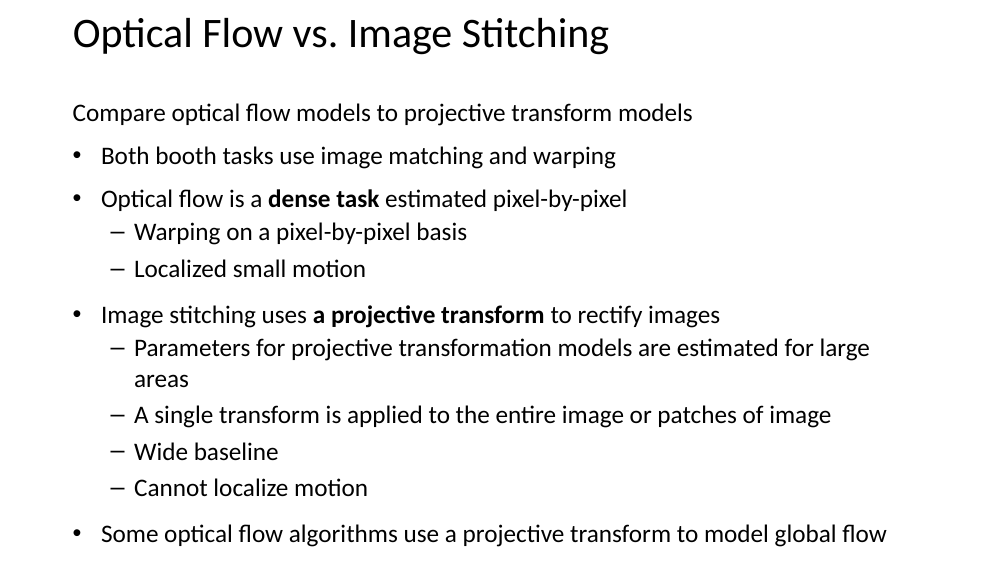
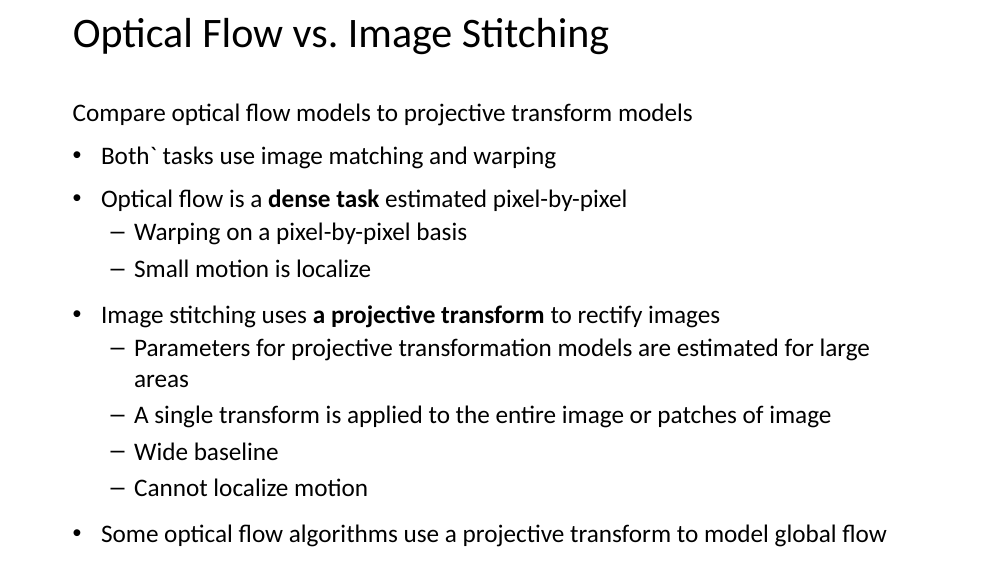
Before and after one commit to StephenElston/CSCI-E25, a slide deck: slide 5 of Slides/13_ImageStitching.pptx (slide 3 before the commit). Drawn at 1008x567 pixels with LibreOffice and Linux fonts; fonts in the diff are those of the drawing. Boxes give left, top, right and bottom in pixels: in the first picture for what was removed or moved away, otherwise in the second. Text is boxed around its words. In the diff, an @@ line names an element or a change of style, - is before the commit and + after.

```diff
--- a/Slides/13_ImageStitching.pptx
+++ b/Slides/13_ImageStitching.pptx
@@ text at [101,146,556,169]: text changed @@
-• Both booth tasks use image matching and warping
+• Both` tasks use image matching and warping
@@ text at [134,259,371,278]: text changed @@
-  – Localized small motion
+  – Small motion is localize
```
Also in this commit, not shown: 8 other slides changed.
